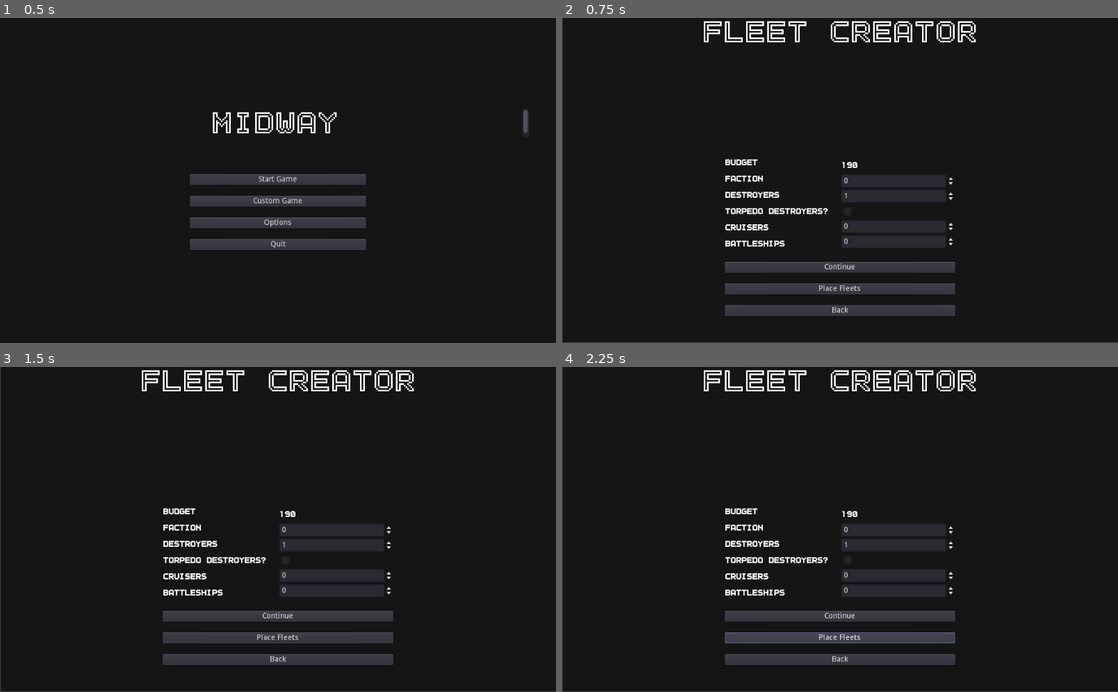
Above: before the commit, frames 1-4 (two rows, left to right).
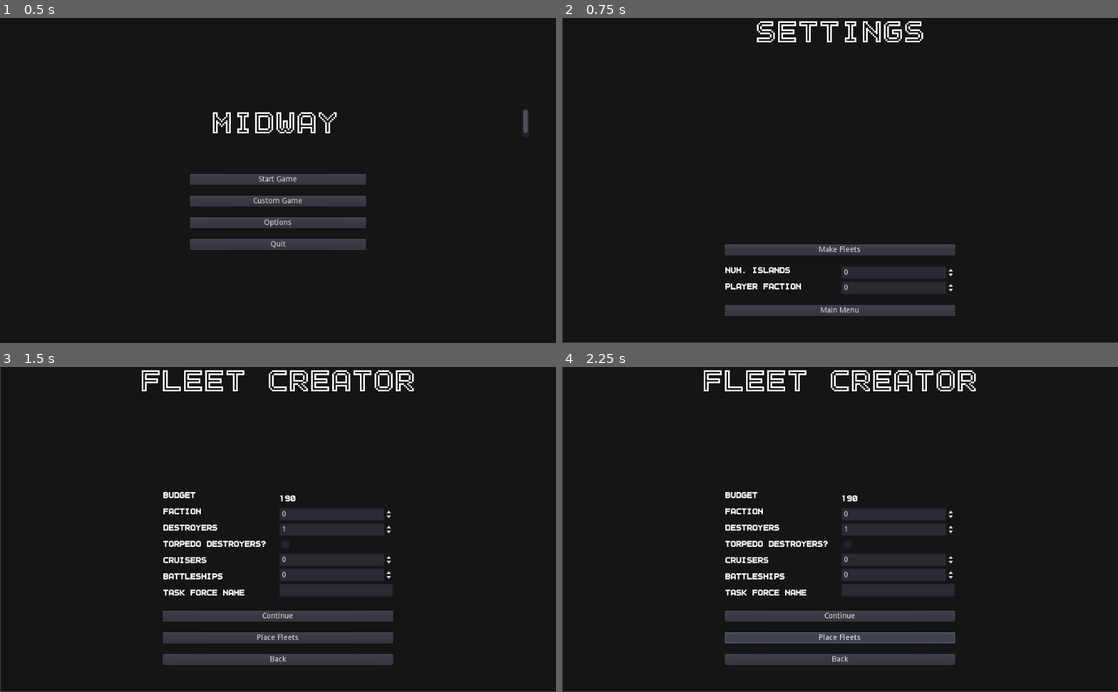
Above: after the commit, the same moments.

Repository: peter-shaw-benson/naval-game
Game: Godot game, scene res://gui/MainMenu.tscn
The game is run twice, just before and just after one commit, with the same random seed, the same clock (stepped at 60 frames per second) and the same inputs.
Inputs (mouse positions are in pixels of both pictures, inside the frame that each line leads up to):
- Up to frame 1 (0.5 s): no input
- Up to frame 2 (0.75 s): click "Custom Game" at 0.5 s
- Up to frame 3 (1.5 s): click (278, 597) at 1.25 s, where only the run after the commit has a clickable "Make Fleets"
- Up to frame 4 (2.25 s): click "Place Fleets" at 2 s

Frame 1 is identical in both runs. In frame 2, 8.5% of the frame differs, in the area x 25-75%, y 0-91%; in frame 3, 3.0%; in frame 4, 3.0%.
Error after the commit: Attempted to free a locked object (calling or emitting). (res://GameState.gd:76)

Commit message:
added skeleton of advanced fleet, about to merge changes

Diff:
--- a/Game Map/LineDrawer.gd
+++ b/Game Map/LineDrawer.gd
@@ -12,7 +12,7 @@
 	update()
 
 func _draw():
-	draw_circle(Vector2(400, 300), 5, Color.black)
+	#draw_circle(Vector2(400, 300), 5, Color.black)
 
 	if squad_list != null:
 		for squad in squad_list:
--- a/Game Map/Map 2.gd
+++ b/Game Map/Map 2.gd
@@ -14,27 +14,7 @@
 onready var IslandTexture = get_node("IslandTexture")
 
 func init(squadron_list, num_islands):
-	playerFaction = GameState.get_playerFaction()
-
-	for s in squadron_list:
-		#print(s)
-		squad = squadron_scene.instance()
-
-		squad.init(s.ships, s.position, s.faction)
-
-		squad_list.append(squad)
-
-		add_child(squad)
-
-		# Connect squad hit signal to this
-		squad.connect("hit", self, "_on_squad_crash")
-		squad.connect("squadron_spotted", self, "_on_squad_spotting")
-		squad.connect("ship_lost", self, "_on_ship_lost")
-		squad.connect("squadron_lost", self, "_on_squadron_lost")
-
-	LineRenderer.init(squad_list)
-
-	# Add Islands
+	# Display stuff
 	var screen_size = get_viewport().size
 
 	var map_center = Vector2(screen_size.x / 2, screen_size.y /2)
@@ -49,17 +29,37 @@
 			# Add to scene
 			add_child(island)
 
+	playerFaction = GameState.get_playerFaction()
+
+	for s in squadron_list:
+		#print(s)
+		squad = squadron_scene.instance()
+
+		squad.init(s.ships, get_viewport().get_mouse_position(), s.faction)
+
+		squad_list.append(squad)
+
+		add_child(squad)
+
+		place_squadron(squad)
+
+		# Connect squad hit signal to this
+		squad.connect("hit", self, "_on_squad_crash")
+		squad.connect("squadron_spotted", self, "_on_squad_spotting")
+		squad.connect("ship_lost", self, "_on_ship_lost")
+		squad.connect("squadron_lost", self, "_on_squadron_lost")
+
+	LineRenderer.init(squad_list)
+
 	# Hide enemy squadrons
 	for s in squad_list:
 		if s.faction != playerFaction:
 			s.hide()
 
-func place_squadron():
+func place_squadron(squad):
 	# Find mouse position, set squadron position based on it
+	squad.start_placing()
 
-	# Stop placing on Left Click
-
-	pass
 
 func _input(event):
 
--- a/GameState.gd
+++ b/GameState.gd
@@ -6,6 +6,12 @@
 var combatPace: float
 var rangeFactor: float
 var crewAccuracyFactor: float
+
+var building = false
+var num_islands = 0
+
+var squad_list = []
+var faction_budgets = {0: 200, 1: 200, 2: 200}
 
 func _ready():
 	# Global variables
@@ -65,8 +71,33 @@
 
 	current_scene.init(squadron_data, num_islands)
 
+func goto_main_map2(path):
+	# It is now safe to remove the current scene
+	current_scene.free()
+
+	# Load the new scene.
+	var s = ResourceLoader.load(path)
+
+	# Instance the new scene.
+	current_scene = s.instance()
+
+	# Add it to the active scene, as child of root.
+	get_tree().root.add_child(current_scene)
+
+	# Optionally, to make it compatible with the SceneTree.change_scene_to_file() API.
+	get_tree().current_scene = current_scene
+
+	current_scene.init(squad_list, num_islands)
+
 func change_playerFaction(new_faction):
 	playerFaction = new_faction
+
+func set_game_settings(settings):
+	# dict of budgets, combat_pace, range_factor, crew_factor
+	faction_budgets = settings["budgets"]
+	combatPace = settings["combat_pace"]
+	rangeFactor = settings["range_factor"]
+	crewAccuracyFactor = settings["crew_factor"]
 
 func get_playerFaction():
 	return playerFaction
@@ -79,3 +110,15 @@
 
 func get_crewAccuracyFactor():
 	return crewAccuracyFactor
+
+func add_fleet(squadron):
+	squad_list.append(squadron)
+
+func get_faction_budget(faction):
+	return faction_budgets[faction]
+
+func use_budget(budget, faction):
+	faction_budgets[faction] = budget
+
+func set_num_islands(islands):
+	num_islands = islands
--- a/Squad/Squadron.gd
+++ b/Squad/Squadron.gd
@@ -156,6 +156,7 @@
 var current_target = Vector2()
 var velocity = Vector2()
 var selected = false
+var placing = false
 var initial_rot = 0
 var screen_size
 var current_speed
@@ -173,26 +174,36 @@
 
 	screen_size = get_viewport_rect().size
 
-	current_target = self.global_position
+	#current_target = self.global_position
 	turn_speed = int(self.base_speed / 2)
 
+	# Make sure it doesn't crash until we're done placing
+	get_node("IslandCollision").disabled = true
+
 func _physics_process(delta):
 
-	if global_position.distance_to(current_target) < (turn_speed) and len(target_array) > 0:
-		#print("updating current target")
-		emit_signal("reached_target")
-
-		current_target = target_array[0]
-		#print(current_target)
-
-		target_array.remove(0)
-
-	if int(global_position.distance_to(current_target)) > 1:
-		self.rotation = lerp_angle(self.rotation, (current_target - self.global_position).normalized().angle() + PI/2, self.turn_weight)
-
-	#print(position.move_toward(current_target, delta*current_speed))
-	if not stopped:
-		global_position = global_position.move_toward(current_target, delta * current_speed)
+	if placing:
+		# Place squadron at mouse, until the mouse clicks
+		global_position = get_viewport().get_mouse_position()
+		current_target = self.global_position
+
+	else:
+
+		if global_position.distance_to(current_target) < (turn_speed) and len(target_array) > 0:
+			#print("updating current target")
+			emit_signal("reached_target")
+
+			current_target = target_array[0]
+			#print(current_target)
+
+			target_array.remove(0)
+
+		if int(global_position.distance_to(current_target)) > 1:
+			self.rotation = lerp_angle(self.rotation, (current_target - self.global_position).normalized().angle() + PI/2, self.turn_weight)
+
+		#print(position.move_toward(current_target, delta*current_speed))
+		if not stopped:
+			global_position = global_position.move_toward(current_target, delta * current_speed)
 
 	position.x = clamp(position.x, 0, screen_size.x)
 	position.y = clamp(position.y, 0, screen_size.y)
@@ -208,8 +219,12 @@
 	# Deselct when clicked outside the squadron
 	if event is InputEventMouseButton \
 	and event.button_index == 1 \
-	and event.pressed and self.selected:
-		self.deselect()
+	and event.pressed:
+		if self.selected:
+			self.deselect()
+
+		if self.placing:
+			self.stop_placing()
 
 func handle_right_click(placement):
 	if selected:
@@ -225,6 +240,20 @@
 			#var angle = placement.angle_to_point(position) + (PI / 2)
 			current_target = placement
 
+
+func start_placing():
+	placing = true
+
+	global_position = get_viewport().get_mouse_position()
+
+	get_node("IslandCollision").disabled = true
+
+func stop_placing():
+	placing = false
+
+	get_node("IslandCollision").disabled = false
+
+	current_target = self.global_position
 
 # More input functions, related to hotkeys
 func stop(): stopped = true
--- a/gui/AdvancedFleetMaker.gd
+++ b/gui/AdvancedFleetMaker.gd
@@ -5,9 +5,6 @@
 const TorpDestroyer = preload("res://Entities/Ships/TorpDestroyer.gd")
 const Cruiser = preload("res://Entities/Ships/Cruiser.gd")
 const Battleship = preload("res://Entities/Ships/Battleship.gd")
-
-var start_budget = 200
-var budget = 200
 
 # Budget costs:
 var destroyer_price = 10
@@ -25,9 +22,18 @@
 var num_islands = 0
 
 var faction = 0
+var start_budget
+var budget
+
+var fleet_name: String
 
 func _ready():
+	# Budget should be by faction
+	start_budget = GameState.get_faction_budget(faction)
+	var budget = start_budget
+
 	update_budget()
+
 
 func get_squadron():
 	# Create a new squadron here, reading from the number boxes
@@ -41,7 +47,8 @@
 
 	return {"ships": ship_list,
 			"position": initial_pos,
-			"faction": faction}
+			"faction": faction,
+			"name": fleet_name}
 
 func make_destroyer_array(length):
 	var destroyer_array = []
@@ -138,17 +145,26 @@
 func _on_ContinueButton_pressed():
 	print(get_squadron())
 	# Check if budget < 0
-	if budget > 0:
-		pass
+	if budget >= 0:
+		GameState.add_fleet(get_squadron())
+
+		GameState.use_budget(budget, faction)
+
+		GameState.goto_scene("res://gui/AdvancedFleetMaker.tscn")
 	else:
-		# make popup
-		pass
-
+		get_node("OverBudget").popup()
 
 func _on_PlaceButton_pressed():
 	# Check if budget < 0
-	if budget > 0:
-		pass
+	if budget >= 0:
+		GameState.add_fleet(get_squadron())
+
+		GameState.use_budget(budget, faction)
+
+		GameState.goto_main_map2("res://Game Map/Map 2.tscn")
 	else:
-		# make popup
-		pass
+		get_node("OverBudget").popup()
+
+
+func _on_TF_Name_text_changed(new_text):
+	fleet_name = new_text
--- a/gui/AdvancedFleetMaker.tscn
+++ b/gui/AdvancedFleetMaker.tscn
@@ -42,7 +42,7 @@
 
 [node name="Title" type="RichTextLabel" parent="VBoxContainer"]
 margin_right = 1024.0
-margin_bottom = 256.0
+margin_bottom = 226.0
 rect_clip_content = false
 size_flags_horizontal = 3
 size_flags_vertical = 3
@@ -52,7 +52,7 @@
 text = "Fleet Creator"
 
 [node name="MarginContainer" type="MarginContainer" parent="VBoxContainer"]
-margin_top = 260.0
+margin_top = 230.0
 margin_right = 1024.0
 margin_bottom = 600.0
 custom_constants/margin_right = 300
@@ -66,19 +66,19 @@
 [node name="options" type="VBoxContainer" parent="VBoxContainer/MarginContainer"]
 margin_left = 300.0
 margin_right = 724.0
-margin_bottom = 290.0
+margin_bottom = 320.0
 size_flags_horizontal = 3
 size_flags_vertical = 3
 custom_constants/separation = 20
 
 [node name="HBoxContainer" type="HBoxContainer" parent="VBoxContainer/MarginContainer/options"]
 margin_right = 424.0
-margin_bottom = 170.0
+margin_bottom = 200.0
 alignment = 1
 
 [node name="VBoxContainer" type="VBoxContainer" parent="VBoxContainer/MarginContainer/options/HBoxContainer"]
 margin_right = 210.0
-margin_bottom = 170.0
+margin_bottom = 200.0
 rect_min_size = Vector2( 200, 50 )
 size_flags_horizontal = 3
 custom_constants/separation = 10
@@ -141,17 +141,27 @@
 text = "Battleships"
 scroll_active = false
 
+[node name="Name" type="RichTextLabel" parent="VBoxContainer/MarginContainer/options/HBoxContainer/VBoxContainer"]
+margin_top = 180.0
+margin_right = 210.0
+margin_bottom = 200.0
+rect_min_size = Vector2( 0, 20 )
+size_flags_horizontal = 3
+custom_fonts/normal_font = SubResource( 2 )
+text = "Task Force Name"
+scroll_active = false
+
 [node name="VBoxContainer2" type="VBoxContainer" parent="VBoxContainer/MarginContainer/options/HBoxContainer"]
 margin_left = 214.0
 margin_right = 424.0
-margin_bottom = 170.0
+margin_bottom = 200.0
 size_flags_horizontal = 3
 alignment = 1
 
 [node name="Budget" type="RichTextLabel" parent="VBoxContainer/MarginContainer/options/HBoxContainer/VBoxContainer2"]
-margin_top = 5.0
-margin_right = 210.0
-margin_bottom = 25.0
+margin_top = 6.0
+margin_right = 210.0
+margin_bottom = 26.0
 rect_min_size = Vector2( 0, 20 )
 size_flags_horizontal = 3
 custom_fonts/normal_font = SubResource( 2 )
@@ -159,61 +169,83 @@
 scroll_active = false
 
 [node name="Faction" type="SpinBox" parent="VBoxContainer/MarginContainer/options/HBoxContainer/VBoxContainer2"]
-margin_top = 29.0
-margin_right = 210.0
-margin_bottom = 53.0
+margin_top = 30.0
+margin_right = 210.0
+margin_bottom = 54.0
 max_value = 2.0
 
 [node name="Destroyer_Number" type="SpinBox" parent="VBoxContainer/MarginContainer/options/HBoxContainer/VBoxContainer2"]
-margin_top = 57.0
-margin_right = 210.0
-margin_bottom = 81.0
+margin_top = 58.0
+margin_right = 210.0
+margin_bottom = 82.0
 rect_min_size = Vector2( 20, 0 )
 min_value = 1.0
 value = 1.0
 
 [node name="Torp Check" type="CheckBox" parent="VBoxContainer/MarginContainer/options/HBoxContainer/VBoxContainer2"]
-margin_top = 85.0
-margin_right = 210.0
-margin_bottom = 109.0
+margin_top = 86.0
+margin_right = 210.0
+margin_bottom = 110.0
 
 [node name="CruiserNumber" type="SpinBox" parent="VBoxContainer/MarginContainer/options/HBoxContainer/VBoxContainer2"]
-margin_top = 113.0
-margin_right = 210.0
-margin_bottom = 137.0
+margin_top = 114.0
+margin_right = 210.0
+margin_bottom = 138.0
 rect_min_size = Vector2( 20, 0 )
 
 [node name="BattleshipNumber" type="SpinBox" parent="VBoxContainer/MarginContainer/options/HBoxContainer/VBoxContainer2"]
-margin_top = 141.0
-margin_right = 210.0
-margin_bottom = 165.0
+margin_top = 142.0
+margin_right = 210.0
+margin_bottom = 166.0
 rect_min_size = Vector2( 20, 0 )
 
+[node name="TF Name" type="LineEdit" parent="VBoxContainer/MarginContainer/options/HBoxContainer/VBoxContainer2"]
+margin_top = 170.0
+margin_right = 210.0
+margin_bottom = 194.0
+
 [node name="ContinueButton" type="Button" parent="VBoxContainer/MarginContainer/options"]
-margin_top = 190.0
-margin_right = 424.0
-margin_bottom = 210.0
+margin_top = 220.0
+margin_right = 424.0
+margin_bottom = 240.0
 size_flags_horizontal = 3
 text = "Continue"
 
 [node name="PlaceButton" type="Button" parent="VBoxContainer/MarginContainer/options"]
-margin_top = 230.0
-margin_right = 424.0
-margin_bottom = 250.0
+margin_top = 260.0
+margin_right = 424.0
+margin_bottom = 280.0
 size_flags_horizontal = 3
 text = "Place Fleets"
 
 [node name="BackButton" type="Button" parent="VBoxContainer/MarginContainer/options"]
-margin_top = 270.0
-margin_right = 424.0
-margin_bottom = 290.0
+margin_top = 300.0
+margin_right = 424.0
+margin_bottom = 320.0
 text = "Back"
+
+[node name="OverBudget" type="AcceptDialog" parent="."]
+anchor_left = 0.5
+anchor_top = 0.5
+anchor_right = 0.5
+anchor_bottom = 0.5
+margin_left = -147.0
+margin_top = -63.0
+margin_right = 147.0
+margin_bottom = 63.0
+window_title = "Over Budget!"
+dialog_text = "Remove some ships!
+ You are over budget for this fleet."
+__meta__ = {
+"_edit_use_anchors_": false
+}
 [connection signal="value_changed" from="VBoxContainer/MarginContainer/options/HBoxContainer/VBoxContainer2/Faction" to="." method="_on_Faction_value_changed"]
 [connection signal="value_changed" from="VBoxContainer/MarginContainer/options/HBoxContainer/VBoxContainer2/Destroyer_Number" to="." method="_on_Destroyer_Number_value_changed"]
 [connection signal="value_changed" from="VBoxContainer/MarginContainer/options/HBoxContainer/VBoxContainer2/Destroyer_Number" to="." method="_on_SpinBox_value_changed"]
 [connection signal="toggled" from="VBoxContainer/MarginContainer/options/HBoxContainer/VBoxContainer2/Torp Check" to="." method="_on_Torp_Check_toggled"]
 [connection signal="value_changed" from="VBoxContainer/MarginContainer/options/HBoxContainer/VBoxContainer2/CruiserNumber" to="." method="_on_CruiserNumber_value_changed"]
 [connection signal="value_changed" from="VBoxContainer/MarginContainer/options/HBoxContainer/VBoxContainer2/BattleshipNumber" to="." method="_on_BattleshipNumber_value_changed"]
+[connection signal="text_changed" from="VBoxContainer/MarginContainer/options/HBoxContainer/VBoxContainer2/TF Name" to="." method="_on_TF_Name_text_changed"]
 [connection signal="pressed" from="VBoxContainer/MarginContainer/options/ContinueButton" to="." method="_on_ContinueButton_pressed"]
 [connection signal="pressed" from="VBoxContainer/MarginContainer/options/PlaceButton" to="." method="_on_PlaceButton_pressed"]
 [connection signal="pressed" from="VBoxContainer/MarginContainer/options/BackButton" to="." method="_on_BackButton_pressed"]
--- a/gui/MainMenu.gd
+++ b/gui/MainMenu.gd
@@ -12,4 +12,5 @@
 	GameState.goto_scene("res://gui/Fleet Maker.tscn")
 
 func _on_Custom_Game_pressed():
-	GameState.goto_scene("res://gui/AdvancedFleetMaker.tscn")
+	GameState.goto_scene("res://gui/Primary Settings.tscn")
+	#GameState.goto_scene("res://gui/AdvancedFleetMaker.tscn")
--- /dev/null
+++ b/gui/Primary Settings.gd
@@ -0,0 +1,21 @@
+extends Control
+
+var num_islands = 0
+var player_faction = GameState.get_playerFaction()
+#var enemy_faction
+
+func _on_Islands_value_changed(value):
+	num_islands = value
+
+func _on_Faction_value_changed(value):
+	GameState.set_playerFaction(value)
+
+
+func _on_MakeFleets_pressed():
+	GameState.goto_scene("res://gui/AdvancedFleetMaker.tscn")
+
+	GameState.set_num_islands(num_islands)
+
+
+func _on_BackButton_pressed():
+	GameState.goto_scene("res://gui/MainMenu.tscn")
--- /dev/null
+++ b/gui/Primary Settings.tscn
@@ -0,0 +1,138 @@
+[gd_scene load_steps=6 format=2]
+
+[ext_resource path="res://fonts/outline-pixel7/outline_pixel-7.ttf" type="DynamicFontData" id=1]
+[ext_resource path="res://gui/Primary Settings.gd" type="Script" id=2]
+[ext_resource path="res://fonts/outline-pixel7/outline_pixel-7_solid.ttf" type="DynamicFontData" id=3]
+
+[sub_resource type="DynamicFont" id=1]
+size = 60
+font_data = ExtResource( 1 )
+
+[sub_resource type="DynamicFont" id=2]
+font_data = ExtResource( 3 )
+
+[node name="Settings" type="Control"]
+anchor_right = 1.0
+anchor_bottom = 1.0
+script = ExtResource( 2 )
+__meta__ = {
+"_edit_use_anchors_": false
+}
+
+[node name="ColorRect" type="ColorRect" parent="."]
+anchor_left = 0.000690461
+anchor_top = -0.00117839
+anchor_right = 1.00069
+anchor_bottom = 0.998822
+color = Color( 0.0862745, 0.0862745, 0.0901961, 1 )
+__meta__ = {
+"_edit_use_anchors_": false
+}
+
+[node name="VBoxContainer" type="VBoxContainer" parent="."]
+anchor_right = 1.0
+anchor_bottom = 1.0
+size_flags_horizontal = 3
+size_flags_vertical = 3
+size_flags_stretch_ratio = 0.0
+alignment = 1
+__meta__ = {
+"_edit_use_anchors_": false
+}
+
+[node name="Title" type="RichTextLabel" parent="VBoxContainer"]
+margin_right = 1024.0
+margin_bottom = 414.0
+rect_clip_content = false
+size_flags_horizontal = 3
+size_flags_vertical = 3
+custom_fonts/normal_font = SubResource( 1 )
+bbcode_enabled = true
+bbcode_text = "[center]Settings"
+text = "Settings"
+
+[node name="MarginContainer" type="MarginContainer" parent="VBoxContainer"]
+margin_top = 418.0
+margin_right = 1024.0
+margin_bottom = 600.0
+custom_constants/margin_right = 300
+custom_constants/margin_top = 0
+custom_constants/margin_left = 300
+custom_constants/margin_bottom = 50
+__meta__ = {
+"_edit_use_anchors_": false
+}
+
+[node name="options" type="VBoxContainer" parent="VBoxContainer/MarginContainer"]
+margin_left = 300.0
+margin_right = 724.0
+margin_bottom = 132.0
+size_flags_horizontal = 3
+size_flags_vertical = 3
+custom_constants/separation = 20
+
+[node name="MakeFleets" type="Button" parent="VBoxContainer/MarginContainer/options"]
+margin_right = 424.0
+margin_bottom = 20.0
+size_flags_horizontal = 3
+text = "Make Fleets"
+
+[node name="HBoxContainer" type="HBoxContainer" parent="VBoxContainer/MarginContainer/options"]
+margin_top = 40.0
+margin_right = 424.0
+margin_bottom = 92.0
+alignment = 1
+
+[node name="VBoxContainer" type="VBoxContainer" parent="VBoxContainer/MarginContainer/options/HBoxContainer"]
+margin_right = 210.0
+margin_bottom = 52.0
+rect_min_size = Vector2( 200, 50 )
+size_flags_horizontal = 3
+custom_constants/separation = 10
+alignment = 1
+
+[node name="Num Islands" type="RichTextLabel" parent="VBoxContainer/MarginContainer/options/HBoxContainer/VBoxContainer"]
+margin_top = 1.0
+margin_right = 210.0
+margin_bottom = 21.0
+rect_min_size = Vector2( 0, 20 )
+size_flags_horizontal = 3
+custom_fonts/normal_font = SubResource( 2 )
+text = "Num. Islands"
+
+[node name="Faction" type="RichTextLabel" parent="VBoxContainer/MarginContainer/options/HBoxContainer/VBoxContainer"]
+margin_top = 31.0
+margin_right = 210.0
+margin_bottom = 51.0
+rect_min_size = Vector2( 0, 20 )
+size_flags_horizontal = 3
+custom_fonts/normal_font = SubResource( 2 )
+text = "Player Faction"
+
+[node name="VBoxContainer2" type="VBoxContainer" parent="VBoxContainer/MarginContainer/options/HBoxContainer"]
+margin_left = 214.0
+margin_right = 424.0
+margin_bottom = 52.0
+size_flags_horizontal = 3
+alignment = 1
+
+[node name="Islands" type="SpinBox" parent="VBoxContainer/MarginContainer/options/HBoxContainer/VBoxContainer2"]
+margin_right = 210.0
+margin_bottom = 24.0
+max_value = 10.0
+
+[node name="Faction" type="SpinBox" parent="VBoxContainer/MarginContainer/options/HBoxContainer/VBoxContainer2"]
+margin_top = 28.0
+margin_right = 210.0
+margin_bottom = 52.0
+max_value = 2.0
+
+[node name="Main Menu" type="Button" parent="VBoxContainer/MarginContainer/options"]
+margin_top = 112.0
+margin_right = 424.0
+margin_bottom = 132.0
+text = "Main Menu"
+[connection signal="pressed" from="VBoxContainer/MarginContainer/options/MakeFleets" to="." method="_on_MakeFleets_pressed"]
+[connection signal="value_changed" from="VBoxContainer/MarginContainer/options/HBoxContainer/VBoxContainer2/Islands" to="." method="_on_Islands_value_changed"]
+[connection signal="value_changed" from="VBoxContainer/MarginContainer/options/HBoxContainer/VBoxContainer2/Faction" to="." method="_on_Faction_value_changed"]
+[connection signal="pressed" from="VBoxContainer/MarginContainer/options/Main Menu" to="." method="_on_BackButton_pressed"]
